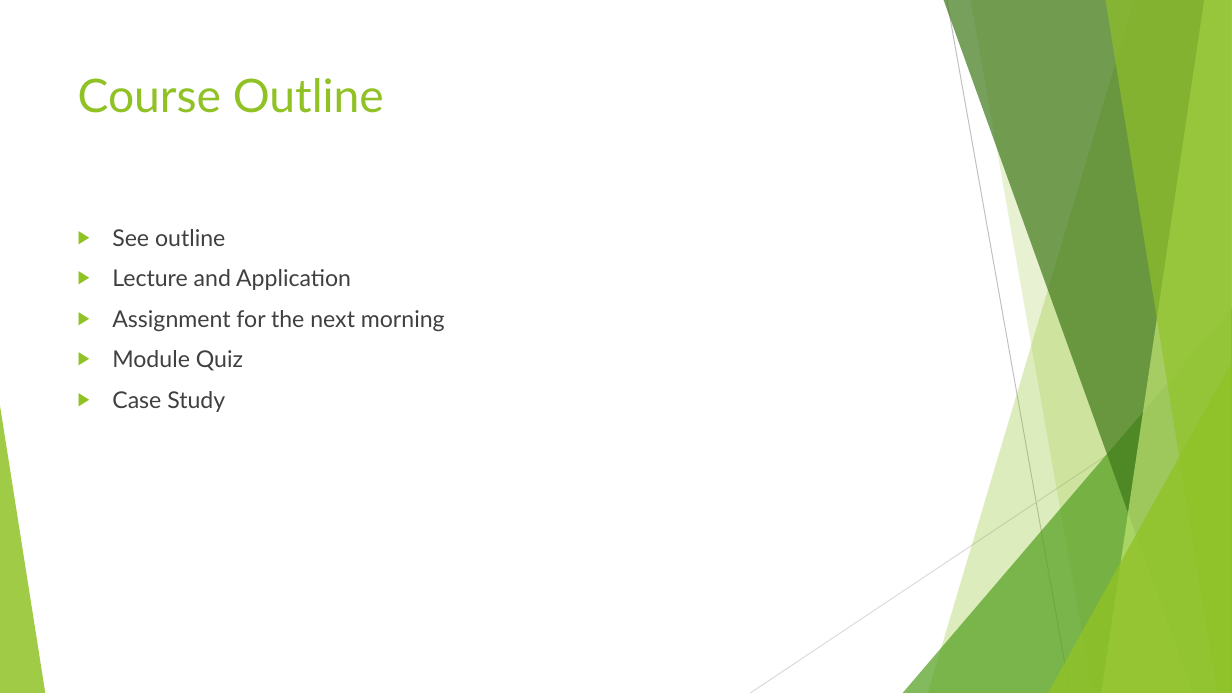
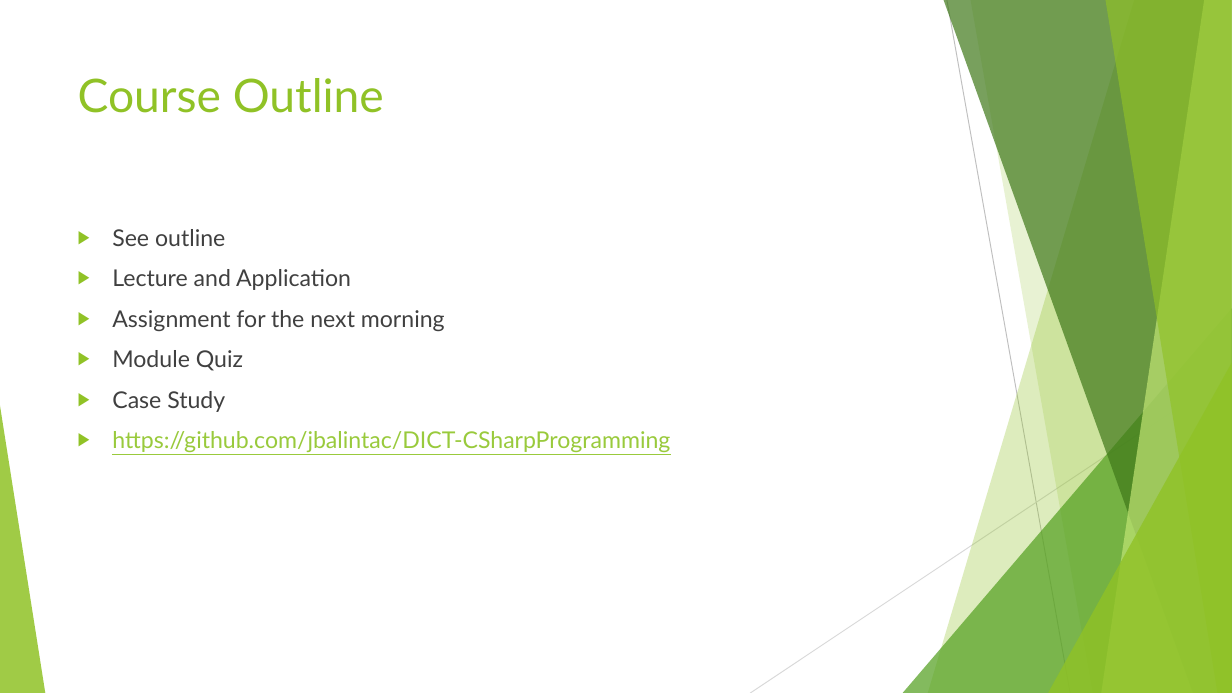
Before and after one commit to jbalintac/DICT-CSharpProgramming, a slide deck: slide 4 of Lesson/DayOne (1, 2).pptx. Drawn at 1232x693 pixels with LibreOffice and Linux fonts; fonts in the diff are those of the drawing. Boxes give left, top, right and bottom in pixels: in the first picture for what was removed or moved away, otherwise in the second. Text is boxed around its words. In the diff, an @@ line names an element or a change of style, - is before the commit and + after.

Commit message:
Added git path

```diff
--- a/Lesson/DayOne (1, 2).pptx
+++ b/Lesson/DayOne (1, 2).pptx
@@ text at (112,431,670,452): paragraph added @@
+▶ https://github.com/jbalintac/DICT-CSharpProgramming
```
